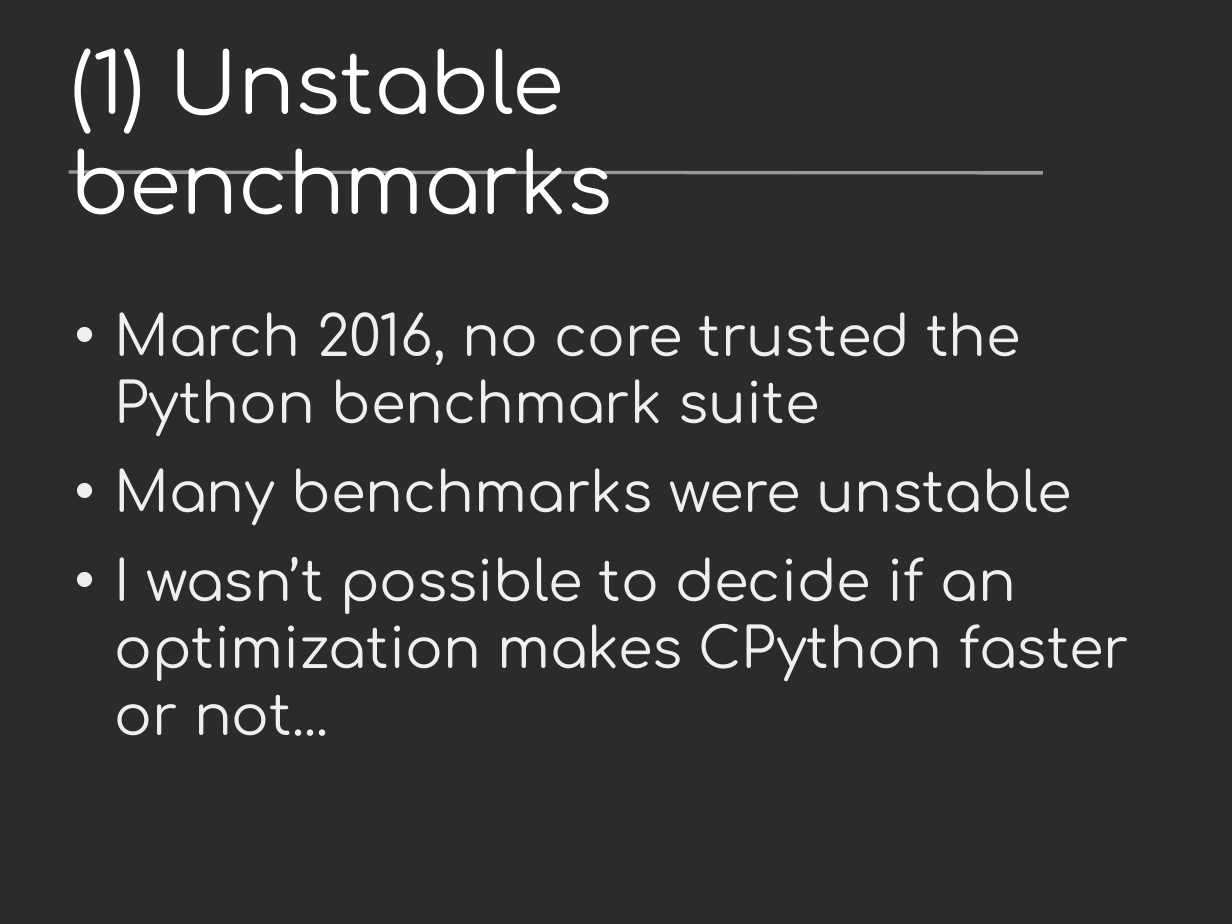
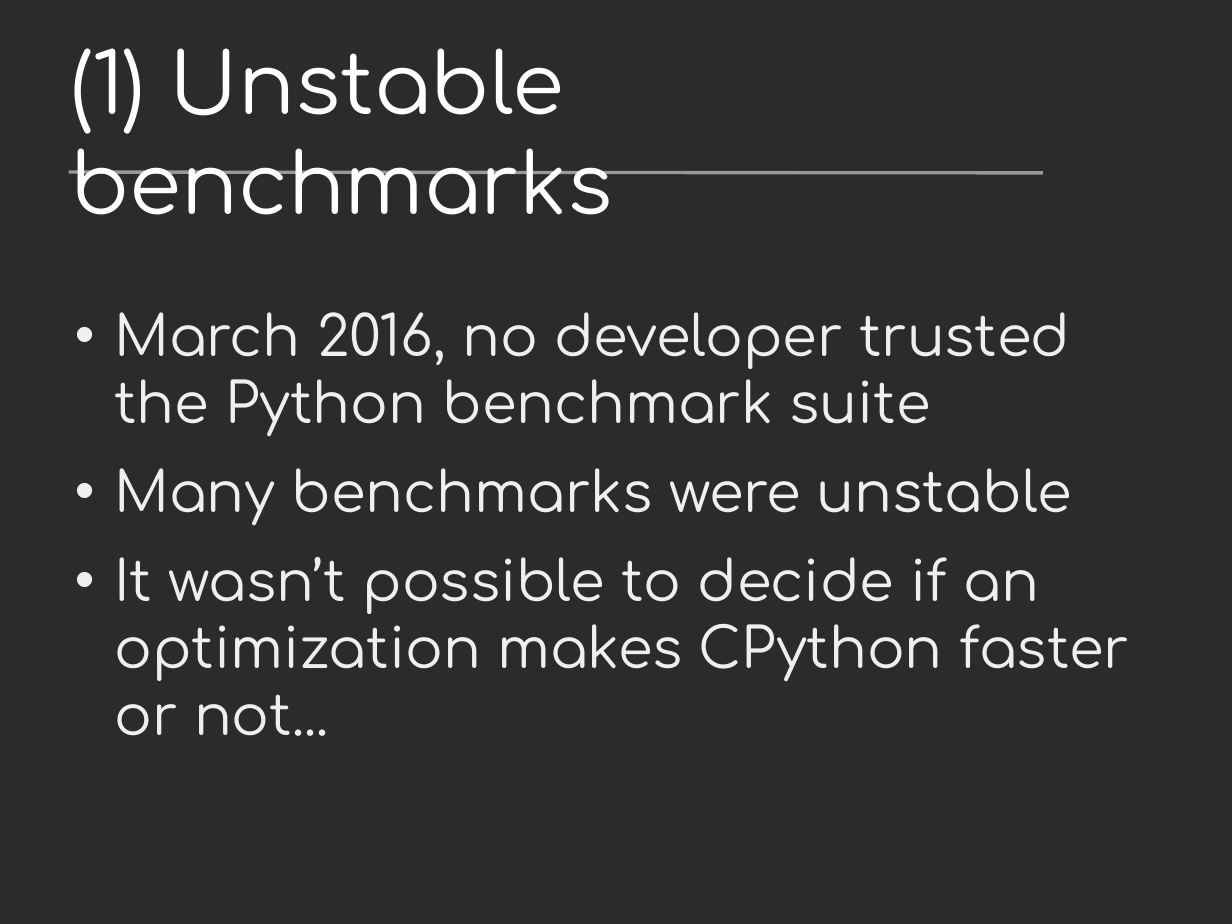
Before and after one commit to vstinner/talks, a slide deck: slide 4 of 2017-PyconUS/python36_opt.odp. Drawn at 1232x924 pixels with LibreOffice and Linux fonts; fonts in the diff are those of the drawing; background and template pictures are left out; a plain dark background stands for a picture behind light text. Boxes give left, top, right and bottom in pixels: in the first picture for what was removed or moved away, otherwise in the second. Text is boxed around its words. In the diff, an @@ line names an element or a change of style, - is before the commit and + after.

```diff
--- a/2017-PyconUS/python36_opt.odp
+++ b/2017-PyconUS/python36_opt.odp
@@ text at bbox=[114, 312, 1070, 436]: text changed @@
-• March 2016, no core trusted the Python benchmark suite
+• March 2016, no developer trusted the Python benchmark suite
@@ text at bbox=[114, 557, 1129, 736]: text changed @@
-• I wasn’t possible to decide if an optimization makes CPython faster or not...
+• It wasn’t possible to decide if an optimization makes CPython faster or not...
```
Also in this commit, not shown: 18 other slides changed, 9 slides added, 1 other file.
